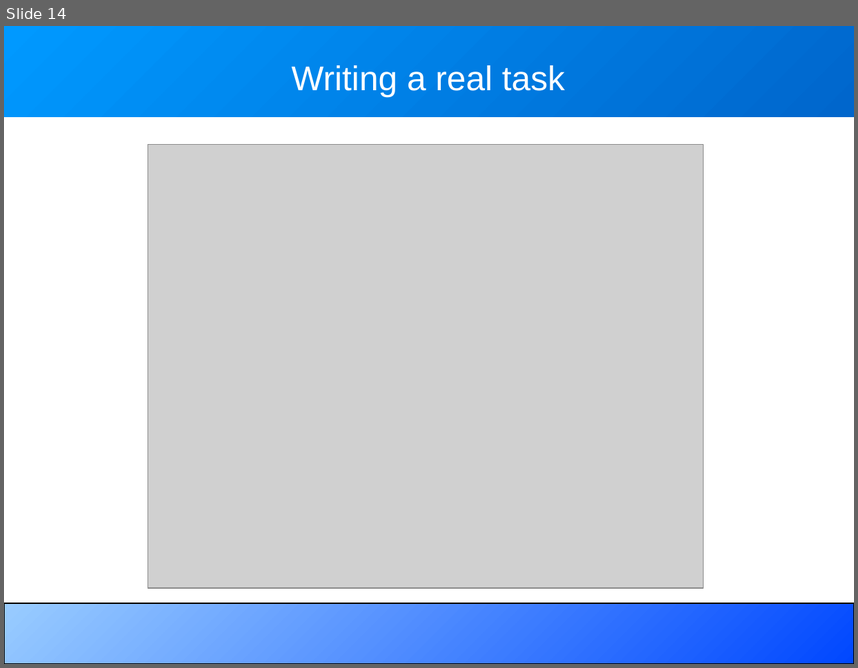
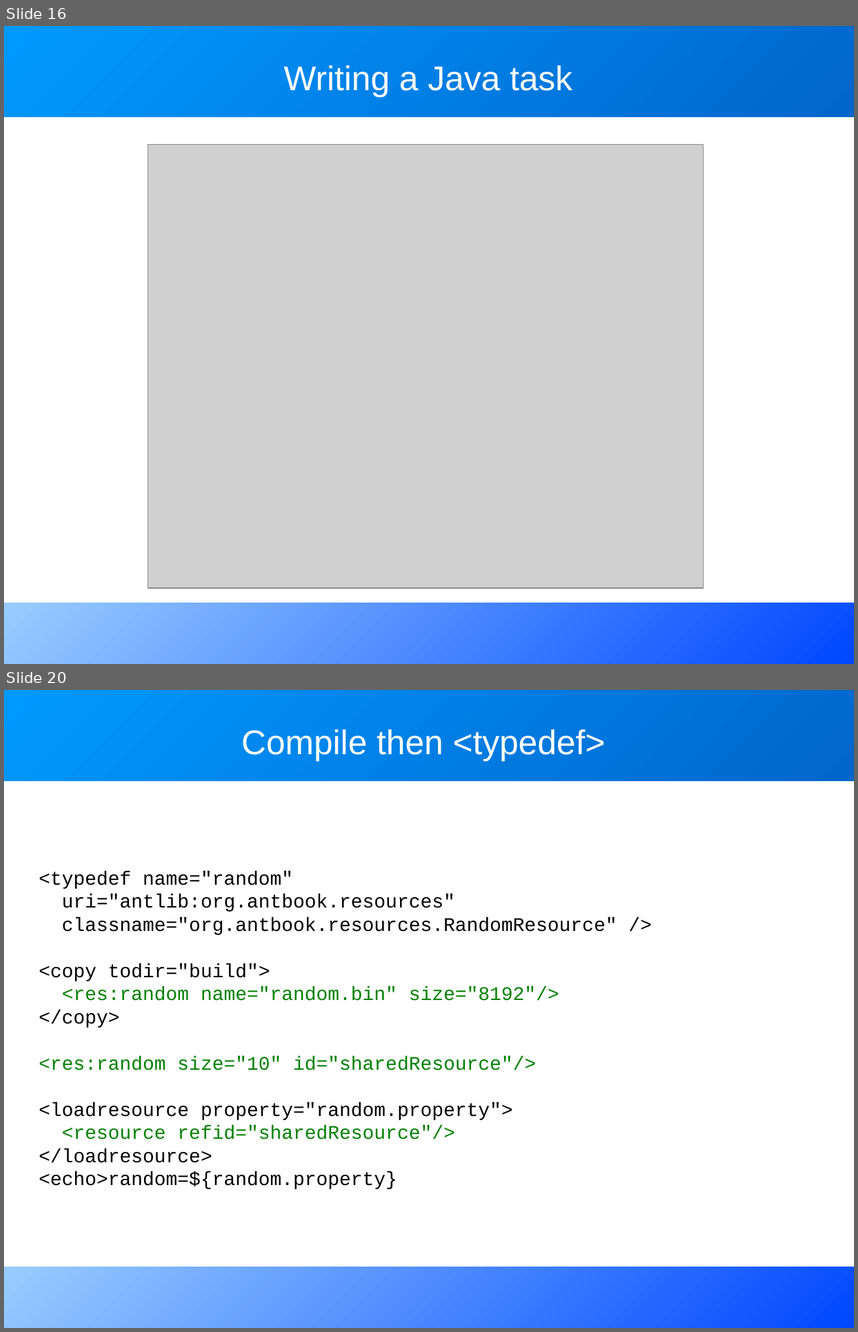
Before and after one commit to BeatrizTercero/repoSvnAnt, a slide deck: core/trunk/docs/slides/extending_ant.odp. Shown one above the other, each under a label of ours: slide 14 before the commit, slides 16 and 20 after it; the slides between them are not shown. The pictures are 858x668 and 858x1332 pixels, drawn with LibreOffice and Linux fonts; fonts in the diff are those of the drawing; grey boxes stand for pictures. Boxes give left, top, right and bottom in pixels: in the first picture for what was removed or moved away, otherwise in the second. Text is boxed around its words. In the diff, an @@ line names an element or a change of style, - is before the commit and + after.

```diff
--- a/core/trunk/docs/slides/extending_ant.odp
+++ b/core/trunk/docs/slides/extending_ant.odp
@@ slide 20 added at box(4, 690, 854, 1328), background #FFFFFF; not listed: 2 template elements that a slide beside it also shows @@
@@ title added at box(241, 729, 606, 761), 32 pt, text #FFFFFF @@
+Compile then <typedef>
@@ text added at box(38, 871, 617, 1189), 18 pt, text #000000 @@
+<typedef name="random"
+uri="antlib:org.antbook.resources"
+classname="org.antbook.resources.RandomResource" />
+<copy todir="build">
+<res:random name="random.bin" size="8192"/>
+</copy>
+<res:random size="10" id="sharedResource"/>
+<loadresource property="random.property">
+<resource refid="sharedResource"/>
+</loadresource>
+<echo>random=${random.property}
@@ what was slide 14 is now slide 16 @@
@@ slide 16 changed as well @@
@@ title at box(284, 65, 573, 97): text changed @@
-Writing a real task
+Writing a Java task
@@ rectangle at box(4, 603, 854, 664): outline #000000 0.74 pt to none @@
```
Also in this commit, not shown: 16 other slides changed, 8 other slides added, 1 slide removed.
